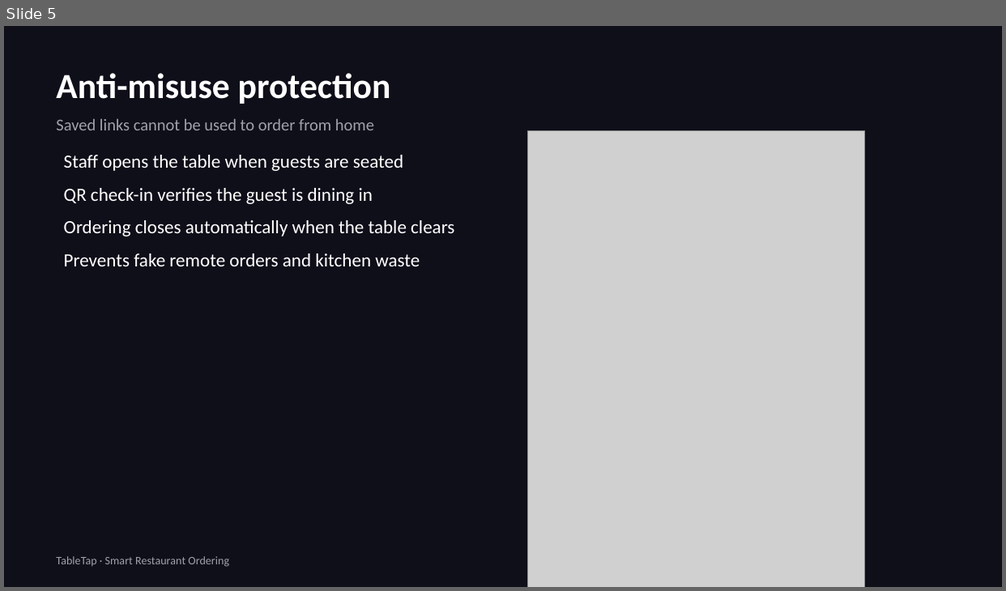
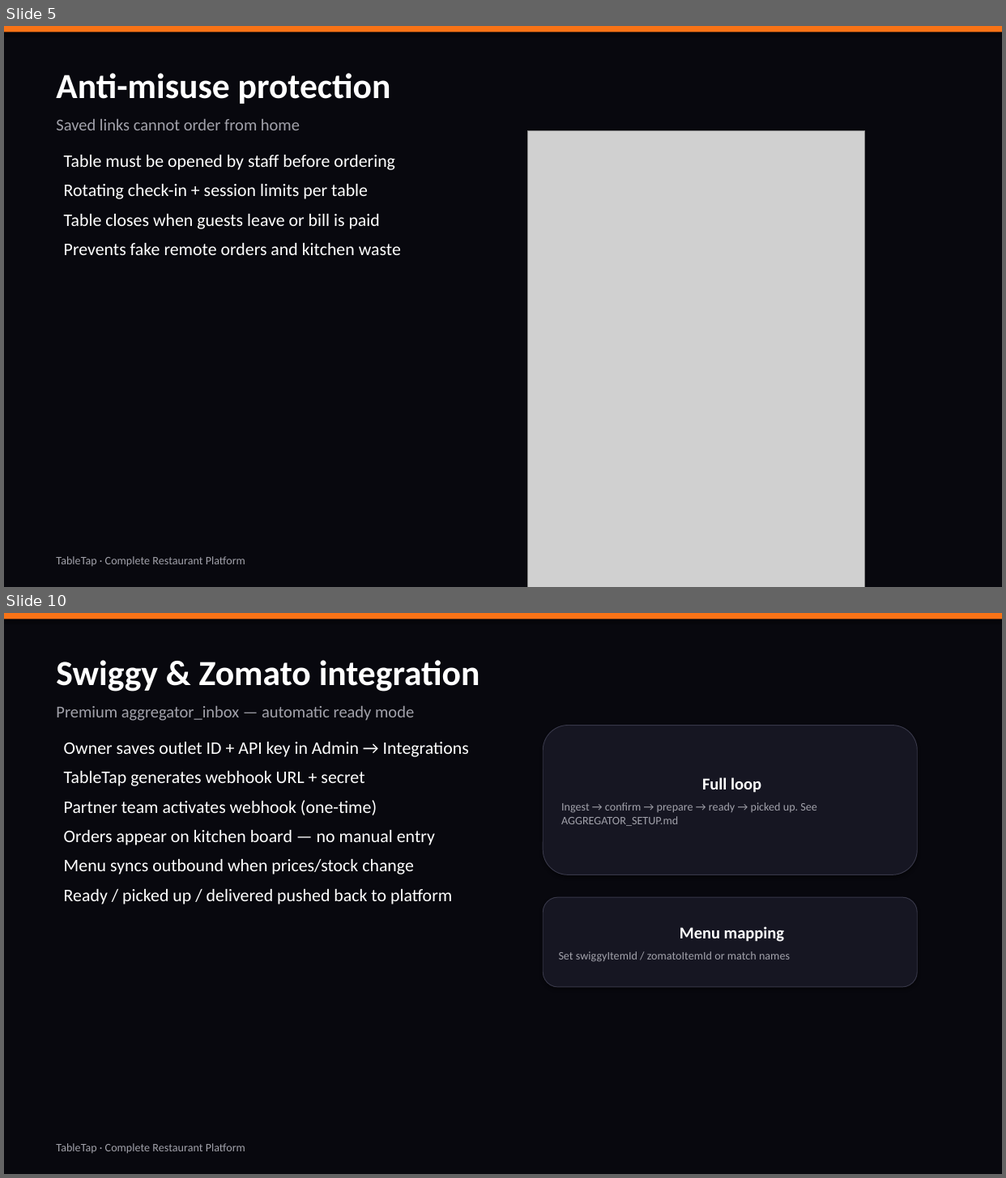
Before and after one commit to chandrasheker/order-on-the-fly, a slide deck: presentation/TableTap-Restaurant-Owner-Detailed-Deck.pptx. Shown one above the other, each under a label of ours: slide 5 before the commit, slides 5 and 10 after it; the slides between them are not shown. The pictures are 1006x591 and 1006x1178 pixels, drawn with LibreOffice and Linux fonts; fonts in the diff are those of the drawing; grey boxes stand for pictures. Boxes give left, top, right and bottom in pixels: in the first picture for what was removed or moved away, otherwise in the second. Text is boxed around its words. In the diff, an @@ line names an element or a change of style, - is before the commit and + after.

```diff
--- a/presentation/TableTap-Restaurant-Owner-Detailed-Deck.pptx
+++ b/presentation/TableTap-Restaurant-Owner-Detailed-Deck.pptx
@@ slide 10 added at bbox=[4, 613, 1002, 1174], background #08080E @@
@@ rectangle added at bbox=[4, 613, 1002, 619], fill #F97316 @@
@@ text added at bbox=[56, 660, 480, 721], 16 pt, text #A1A1AA @@
+Swiggy & Zomato integration
+Premium aggregator_inbox — automatic ready mode
@@ rounded rectangle added at bbox=[543, 726, 918, 875], fill #161622, outline #373748 0.75 pt, 11 pt, text #A1A1AA @@
+Full loop
+Ingest → confirm → prepare → ready → picked up. See AGGREGATOR_SETUP.md
@@ text added at bbox=[64, 742, 469, 905], 17 pt, text #FFFFFF @@
+Owner saves outlet ID + API key in Admin → Integrations
+TableTap generates webhook URL + secret
+Partner team activates webhook (one-time)
+Orders appear on kitchen board — no manual entry
+Menu syncs outbound when prices/stock change
+Ready / picked up / delivered pushed back to platform
@@ rounded rectangle added at bbox=[543, 897, 918, 987], fill #161622, outline #373748 0.75 pt, 11 pt, text #A1A1AA @@
+Menu mapping
+Set swiggyItemId / zomatoItemId or match names
@@ text added at bbox=[56, 1144, 245, 1153], 11 pt, text #A1A1AA @@
+TableTap · Complete Restaurant Platform
@@ slide 5 changed as well @@
@@ background #0F0F1A to #08080E @@
@@ rectangle added at bbox=[4, 26, 1002, 32], fill #F97316 @@
@@ text at bbox=[56, 119, 300, 130]: text changed @@
-Saved links cannot be used to order from home
+Saved links cannot order from home
@@ text at bbox=[64, 155, 395, 229]: text changed; size 18 to 17 pt @@
-Staff opens the table when guests are seated
-QR check-in verifies the guest is dining in
-Ordering closes automatically when the table clears
+Table must be opened by staff before ordering
+Rotating check-in + session limits per table
+Table closes when guests leave or bill is paid
@@ text at bbox=[64, 243, 401, 255]: size 18 to 17 pt in "Prevents fake remote orders and kitchen waste"; less space between paragraphs @@
@@ text at bbox=[56, 557, 245, 566]: text changed @@
-TableTap · Smart Restaurant Ordering
+TableTap · Complete Restaurant Platform
```
Also in this commit, not shown: 4 other slides changed, 12 other slides added, 10 slides removed, 11 other files.
